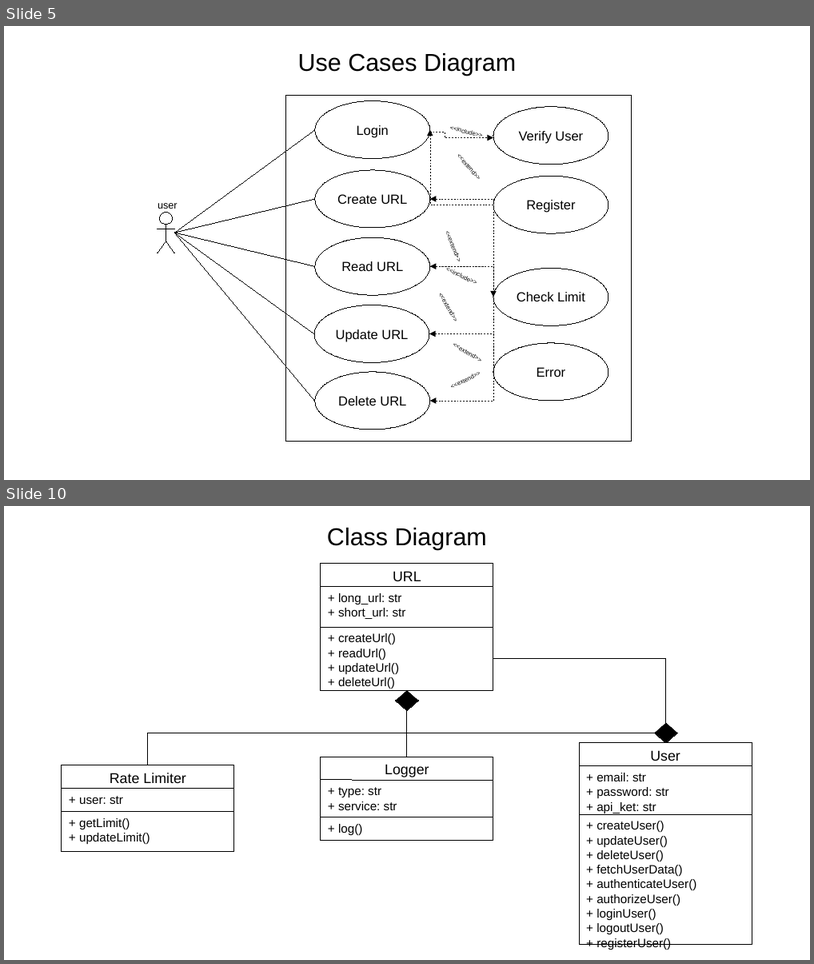
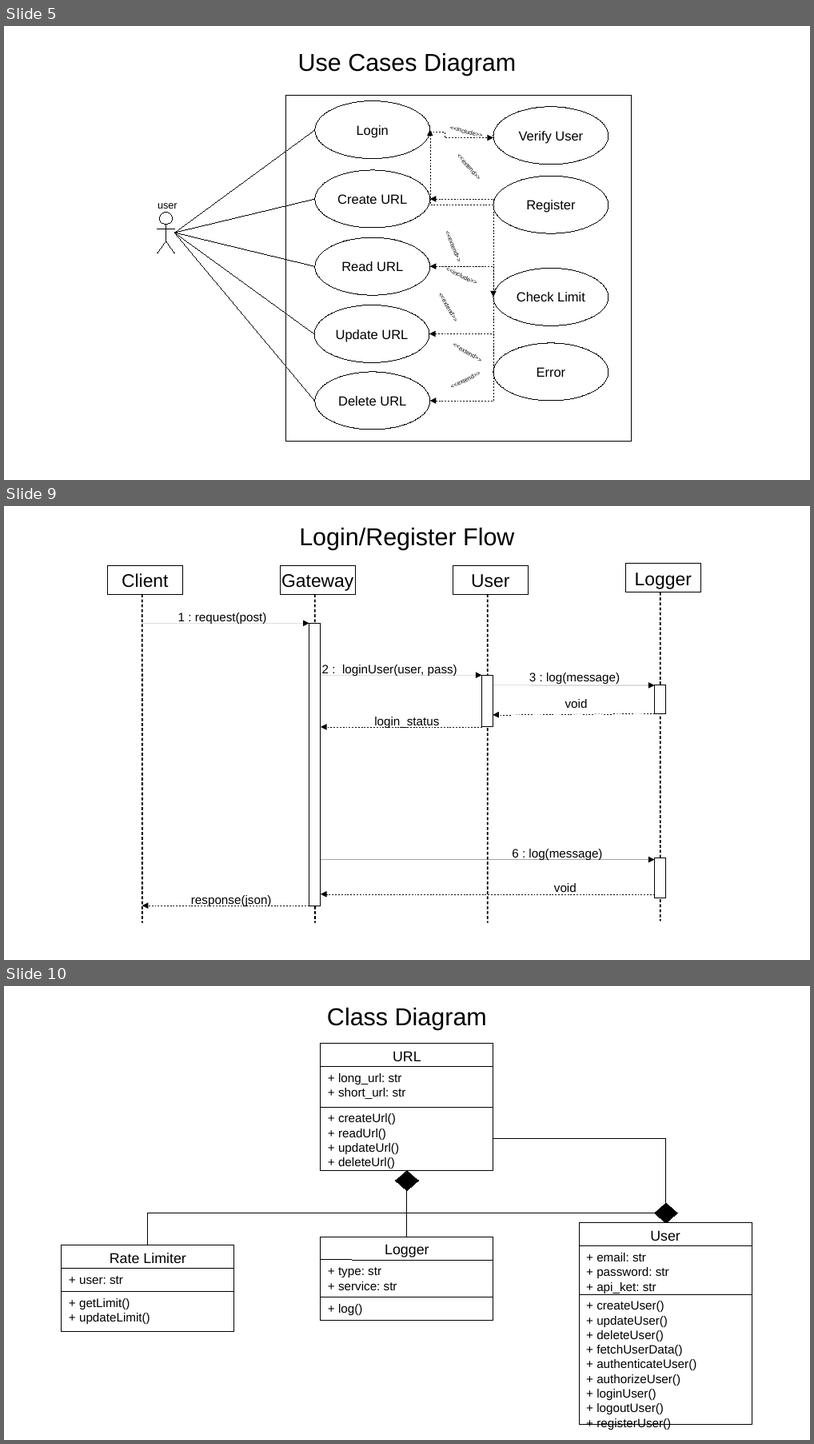
Before and after one commit to ankitpal181/Python, a slide deck: Flask/Url-Shortner/documentation/system_design.odp. Shown one above the other, each under a label of ours: slides 5 and 10 before the commit, slides 5, 9 and 10 after it; the slides between them are not shown. The pictures are 814x964 and 814x1444 pixels, drawn with LibreOffice and Linux fonts; fonts in the diff are those of the drawing. Boxes give left, top, right and bottom in pixels: in the first picture for what was removed or moved away, otherwise in the second. Text is boxed around its words. In the diff, an @@ line names an element or a change of style, - is before the commit and + after.

```diff
--- a/Flask/Url-Shortner/documentation/system_design.odp
+++ b/Flask/Url-Shortner/documentation/system_design.odp
@@ slide 9 added at (x1=4, y1=506, x2=810, y2=960), background #FFFFFF @@
@@ text added at (x1=299, y1=528, x2=514, y2=550), 24 pt, text #000000 @@
+Login/Register Flow
@@ rectangle added at (x1=108, y1=565, x2=182, y2=594), outline #000000 0 pt, 18 pt, text #000000 @@
+Client
@@ rectangle added at (x1=281, y1=565, x2=355, y2=594), outline #000000 0 pt, 18 pt, text #000000 @@
+Gateway
@@ rectangle added at (x1=454, y1=565, x2=528, y2=594), outline #000000 0 pt, 18 pt, text #000000 @@
+User
@@ rectangle added at (x1=626, y1=564, x2=701, y2=592), outline #000000 0 pt, 18 pt, text #000000 @@
+Logger
@@ line added from (142, 595) to (142, 923), #000000 1.5 pt @@
@@ line added from (315, 595) to (315, 923), #000000 1.5 pt @@
@@ line added from (488, 595) to (488, 923), #000000 1.5 pt @@
@@ line added from (661, 592) to (661, 921), #000000 1.5 pt @@
@@ arrow added from (142, 623) to (309, 623), #000000 0 pt @@
@@ text added at (x1=178, y1=612, x2=267, y2=624), 12 pt, text #000000 @@
+1 : request(post)
@@ rectangle added at (x1=309, y1=623, x2=321, y2=905), fill #FFFFFF, outline #000000 0 pt @@
@@ text added at (x1=322, y1=664, x2=458, y2=676), 12 pt, text #000000 @@
+2 : loginUser(user, pass)
@@ text added at (x1=530, y1=672, x2=620, y2=684), 12 pt, text #000000 @@
+3 : log(message)
@@ arrow added from (321, 675) to (482, 675), #000000 0 pt @@
@@ rectangle added at (x1=482, y1=675, x2=494, y2=727), fill #FFFFFF, outline #000000 0 pt @@
@@ arrow added from (494, 685) to (655, 685), #000000 0 pt @@
@@ rectangle added at (x1=655, y1=684, x2=667, y2=713), fill #FFFFFF, outline #000000 0 pt @@
@@ text added at (x1=374, y1=716, x2=439, y2=728), 12 pt, text #000000 @@
+login_status
@@ arrow added from (655, 713) to (494, 715), #000000 0 pt @@
@@ text added at (x1=566, y1=699, x2=588, y2=708), 12 pt, text #000000 @@
+void
@@ arrow added from (482, 727) to (321, 727), #000000 0 pt @@
@@ arrow added from (321, 860) to (655, 860), #000000 0 pt @@
@@ text added at (x1=512, y1=848, x2=602, y2=860), 12 pt, text #000000 @@
+6 : log(message)
@@ rectangle added at (x1=655, y1=857, x2=667, y2=875), fill #FFFFFF, outline #000000 0 pt @@
@@ rectangle added at (x1=655, y1=857, x2=667, y2=897), fill #FFFFFF, outline #000000 0 pt @@
@@ text added at (x1=554, y1=883, x2=577, y2=895), 12 pt, text #000000 @@
+void
@@ arrow added from (309, 905) to (142, 905), #000000 0 pt @@
@@ text added at (x1=191, y1=895, x2=272, y2=906), 12 pt, text #000000 @@
+response(json)
@@ arrow added from (655, 894) to (321, 894), #000000 0 pt @@
```
Also in this commit, not shown: 2 slides changed, 1 other slide added, 2 slides removed, 2 other files.
